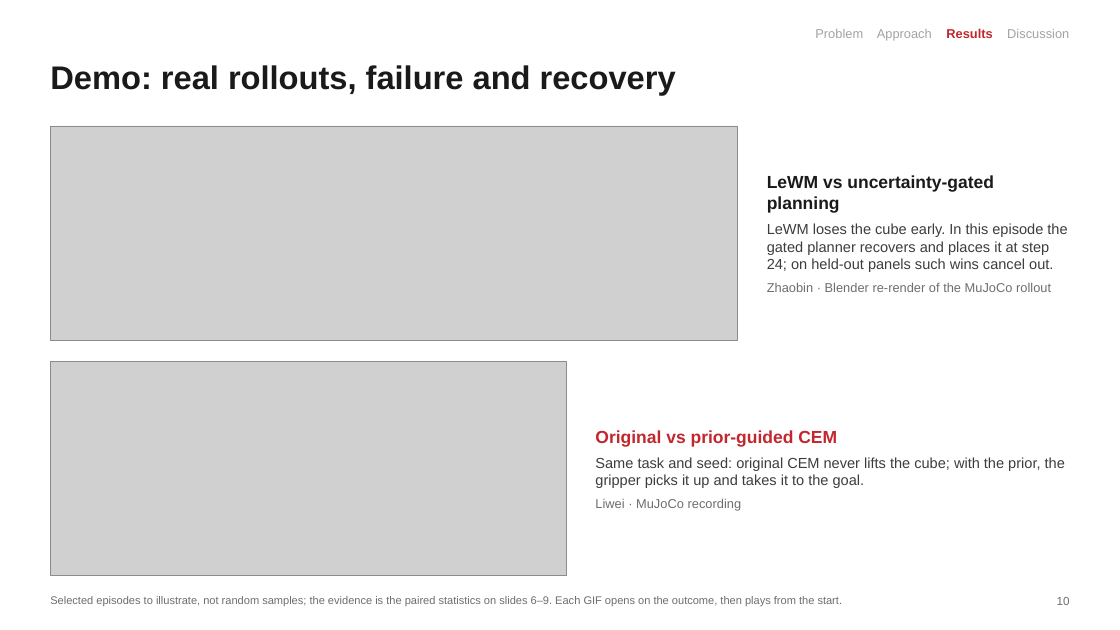
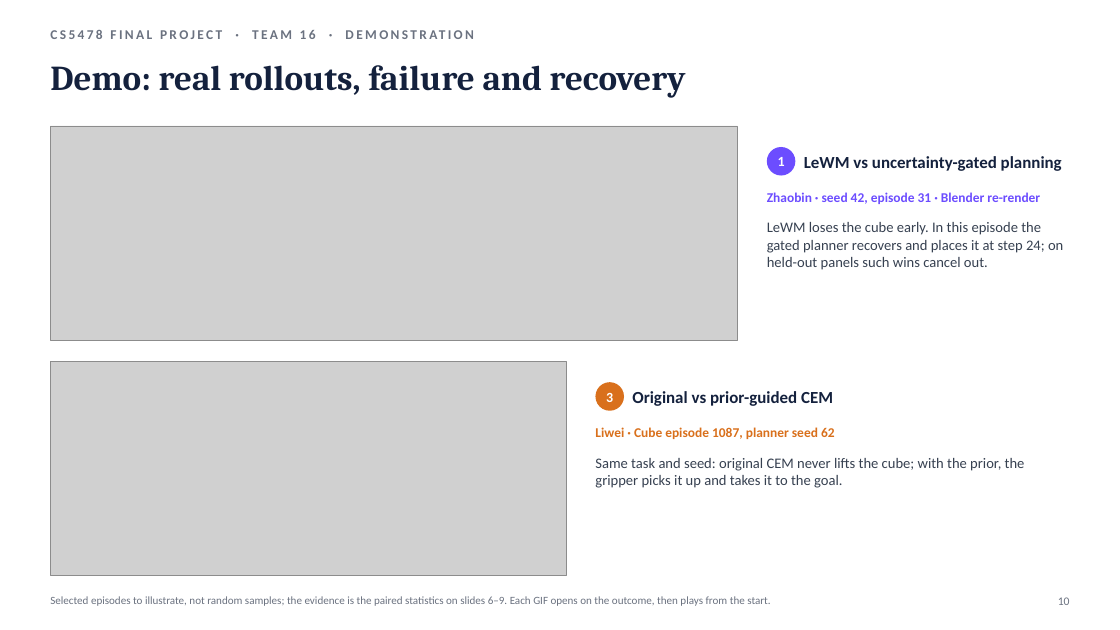
Before and after one commit to JaspinXu/uncertainty-aware-lewm, a slide deck: slide 10 of report/slides/CS5478_final_presentation.pptx. Drawn at 1120x630 pixels with LibreOffice and Linux fonts; fonts in the diff are those of the drawing; grey boxes stand for pictures. Boxes give left, top, right and bottom in pixels: in the first picture for what was removed or moved away, otherwise in the second. Text is boxed around its words. In the diff, an @@ line names an element or a change of style, - is before the commit and + after.

```diff
--- a/report/slides/CS5478_final_presentation.pptx
+++ b/report/slides/CS5478_final_presentation.pptx
@@ text added at (50,23,975,46), 11.5 pt, text #6B7280, bold @@
+CS5478 FINAL PROJECT · TEAM 16 · DEMONSTRATION
@@ text removed at (815,28,1069,41) @@
-Problem Approach Results Discussion
@@ text "Demo: real rollouts, failure and ..." at (50,65,686,98): size 28 to 30 pt, font Arial to Cambria, text colour #1A1A1A to #14213D @@
@@ ellipse added at (767,147,796,176), fill #6C4DFF, 12 pt, text #FFFFFF, bold @@
+1
@@ text at (767,175,994,213): paragraph removed @@
-LeWM vs uncertainty-gated planning
@@ text added at (804,156,1062,171), 14.5 pt, text #14213D, bold @@
+LeWM vs uncertainty-gated planning
@@ text added at (767,192,1040,204), 11.5 pt, text #6C4DFF, bold @@
+Zhaobin · seed 42, episode 31 · Blender re-render
@@ text "LeWM loses the cube early. ..." at (767,222,1063,270): font Arial to Calibri, text colour #3D3D3D to #374151; less space between paragraphs; vertical alignment middle to top @@
@@ text "LeWM loses the cube early. ...": place and size @@
-text "LeWM loses the cube early. ..." at (767,175,1067,292)
+text "LeWM loses the cube early. ..." at (767,222,1063,270)
@@ text at (767,282,1051,292): paragraph removed @@
-Zhaobin · Blender re-render of the MuJoCo rollout
@@ ellipse added at (596,382,624,411), fill #D9701C, 12 pt, text #FFFFFF, bold @@
+3
@@ text added at (632,391,833,406), 14.5 pt, text #14213D, bold @@
+Original vs prior-guided CEM
@@ text at (595,430,837,447): paragraph removed @@
-Original vs prior-guided CEM
@@ text added at (595,427,835,439), 11.5 pt, text #D9701C, bold @@
+Liwei · Cube episode 1087, planner seed 62
@@ text "Same task and seed: original ...": place and size @@
-text "Same task and seed: original ..." at (595,430,1065,511)
+text "Same task and seed: original ..." at (595,458,1025,488)
@@ text "Same task and seed: original ..." at (595,458,1025,488): font Arial to Calibri, text colour #3D3D3D to #374151; less space between paragraphs; vertical alignment middle to top @@
@@ text at (595,498,742,511): paragraph removed @@
-Liwei · MuJoCo recording
@@ text "Selected episodes to illustrate, not ..." at (50,596,770,606): font Arial to Calibri, text colour #6E6E6E to #6B7280 @@
@@ text "10" at (1058,597,1070,605): font Arial to Calibri, text colour #6E6E6E to #6B7280 @@
```
Also in this commit, not shown: 12 other slides changed, 1 other file.
